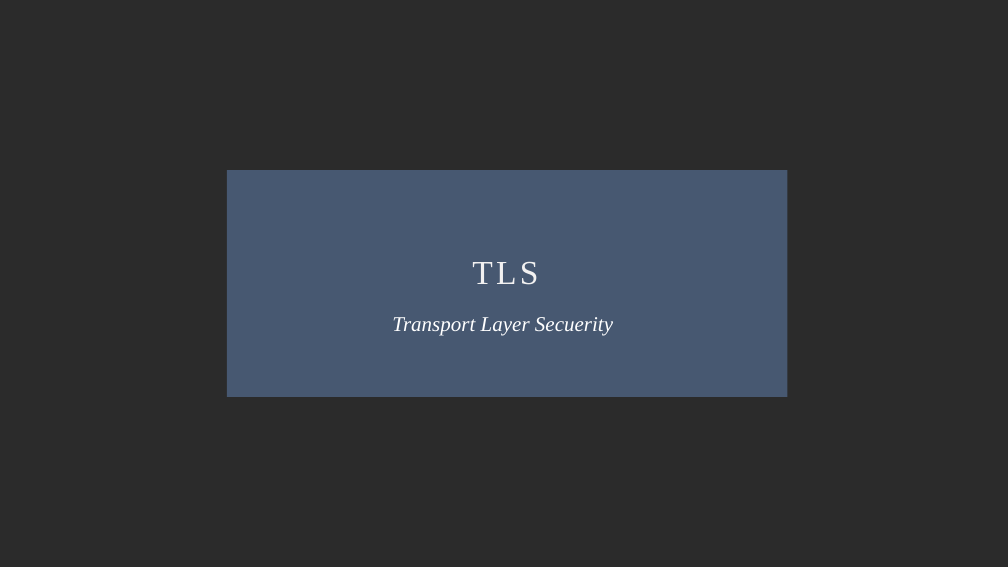
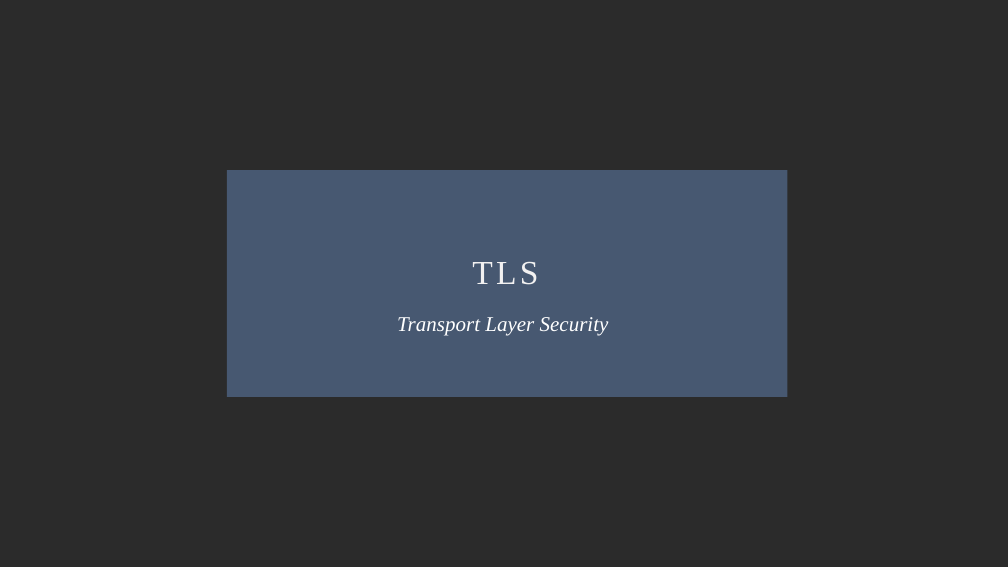
Before and after one commit to Oddl42/DLMCSITSDS01_IT_Sicherheit, a slide deck: slide 1 of Aufgabe/DLMCSITSDS01_Willkens_IU14073577_TLS_20240530.pptx. Drawn at 1008x567 pixels with LibreOffice and Linux fonts; fonts in the diff are those of the drawing; background and template pictures are left out; a plain dark background stands for a picture behind light text. Boxes give left, top, right and bottom in pixels: in the first picture for what was removed or moved away, otherwise in the second. Text is boxed around its words. In the diff, an @@ line names an element or a change of style, - is before the commit and + after.

```diff
--- a/Aufgabe/DLMCSITSDS01_Willkens_IU14073577_TLS_20240530.pptx
+++ b/Aufgabe/DLMCSITSDS01_Willkens_IU14073577_TLS_20240530.pptx
@@ subtitle at box(397, 317, 609, 336): text changed @@
-Transport Layer Secuerity
+Transport Layer Security
```
Also in this commit, not shown: 3 other slides changed, 6 slides added, 5 slides removed.
